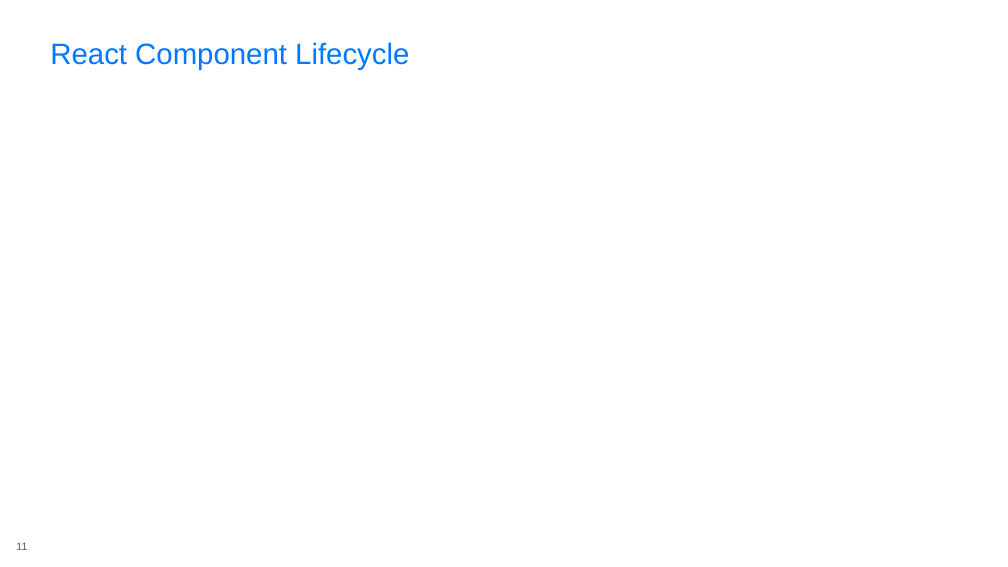
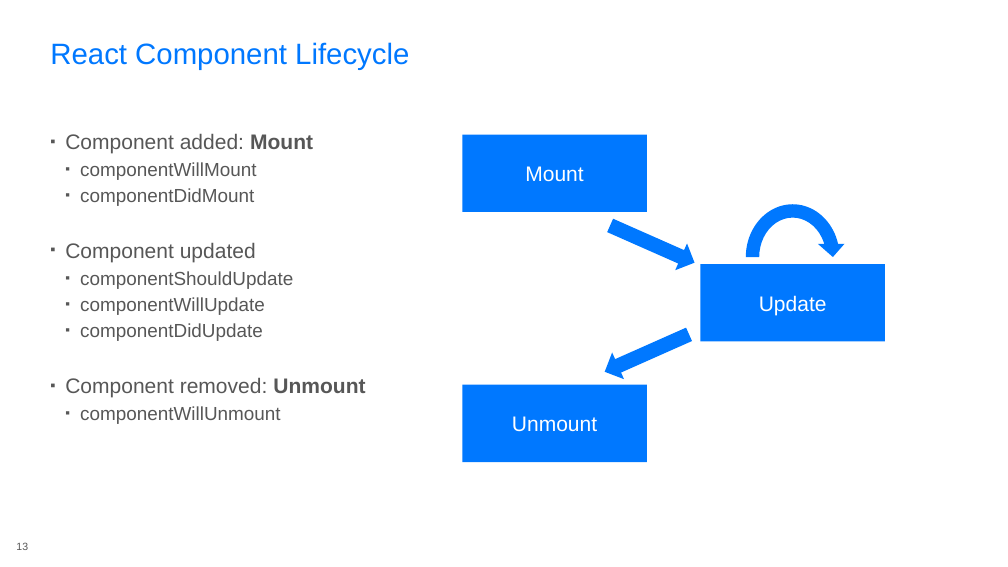
Before and after one commit to rasmuskl/react-webpack-typescript, a slide deck: slide 13 of _notes/Presentation.pptx (slide 11 before the commit). Drawn at 1008x567 pixels with LibreOffice and Linux fonts; fonts in the diff are those of the drawing; background and template pictures are left out. Boxes give left, top, right and bottom in pixels: in the first picture for what was removed or moved away, otherwise in the second. Text is boxed around its words. In the diff, an @@ line names an element or a change of style, - is before the commit and + after.

Commit message:
Added React lifecycle and reconcillation slides.

```diff
--- a/_notes/Presentation.pptx
+++ b/_notes/Presentation.pptx
@@ text added at (65, 134, 365, 424), 18 pt, text #575757 @@
+▪ Component added: Mount
+  ▪ componentWillMount
+  ▪ componentDidMount
+▪ Component updated
+  ▪ componentShouldUpdate
+  ▪ componentWillUpdate
+  ▪ componentDidUpdate
+▪ Component removed: Unmount
+  ▪ componentWillUnmount
@@ rectangle added at (463, 135, 647, 212), fill #0078FF, 20 pt, text #FFFFFF @@
+Mount
@@ circular arrow added at (740, 197, 847, 316), fill #0078FF @@
@@ right arrow added at (604, 213, 701, 277), fill #0078FF @@
@@ rectangle added at (701, 264, 885, 341), fill #0078FF, 20 pt, text #FFFFFF @@
+Update
@@ right arrow added at (599, 321, 695, 386), fill #0078FF @@
@@ rectangle added at (463, 385, 647, 462), fill #0078FF, 20 pt, text #FFFFFF @@
+Unmount
@@ page number at (16, 542, 28, 550): text changed @@
-11
+13
```
Also in this commit, not shown: 2 other slides changed, 5 slides added, 1 slide removed, 3 other files.
